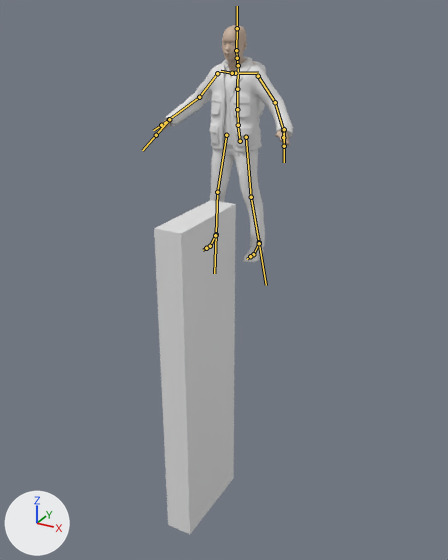
One commit to the FBX model Assets/blackwhite-side-scroller/hero.fbx: the scene before it, then after it.
Both versions are drawn from a camera (50 mm lens) standing at (2.32, -4.43, 1.9) and looking at (-0.07, -0.1, -0.27). The axes (+X, +Y, +Z) are drawn at lower left. The lights are the same throughout. The bones that bend it are drawn over the model as lines.

Objects in the first picture: 'Cube', 'makehuman_character-base'.
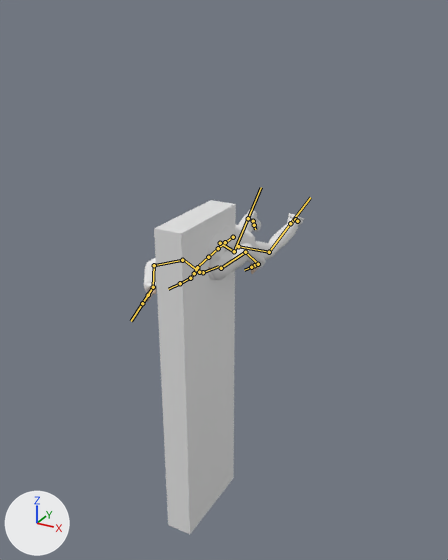
The newer file adds an action. The first version stands in its rest pose; the second is drawn at frame 3 of the action 'metarig|FatalFall'.

What changed in the scene script:
```text
Change bone_spine:
    where bone_spine = bpy.data.objects['metarig'].pose.bones['spine']
    bone_spine.location: (0.0, 0.0, 0.0) -> (0.0, -0.732, 0.301)
    bone_spine.rotation_quaternion: (1.0, 0.0, 0.0, 0.0) -> (0.777, 0.629, 0.0, 0.0)  # degrees (0, 0, 0) -> degrees (78, 0, 0)
Change bone_spine_001:
    where bone_spine_001 = bpy.data.objects['metarig'].pose.bones['spine.001']  # child of 'spine'
    bone_spine_001.rotation_quaternion: (1.0, 0.0, 0.0, 0.0) -> (0.996, 0.087, 0.0, 0.0)  # degrees (0, 0, 0) -> degrees (10, 0, 0)
Change bone_spine_002:
    where bone_spine_002 = bpy.data.objects['metarig'].pose.bones['spine.002']  # child of 'spine.001'
    bone_spine_002.rotation_quaternion: (1.0, 0.0, 0.0, 0.0) -> (0.994, 0.107, 0.0, 0.0)  # degrees (0, 0, 0) -> degrees (12, 0, 0)
Change bone_head:
    where bone_head = bpy.data.objects['metarig'].pose.bones['head']  # child of 'spine.005'
    bone_head.rotation_quaternion: (1.0, 0.0, 0.0, 0.0) -> (0.99, -0.139, -0.002, 0.0)  # degrees (0, 0, 0) -> degrees (-16, 0, 0)
Change bone_upper_arm_l:
    where bone_upper_arm_l = bpy.data.objects['metarig'].pose.bones['upper_arm.L']  # child of 'shoulder.L'
    bone_upper_arm_l.rotation_quaternion: (1.0, 0.0, 0.0, 0.0) -> (0.978, -0.123, 0.078, -0.148)  # degrees (0, 0, 0) -> degrees (-15, 7, -18)
Change bone_forearm_l:
    where bone_forearm_l = bpy.data.objects['metarig'].pose.bones['forearm.L']  # child of 'upper_arm.L'
    bone_forearm_l.rotation_quaternion: (1.0, 0.0, 0.0, 0.0) -> (0.963, 0.232, -0.01, -0.134)  # degrees (0, 0, 0) -> degrees (27, 2, -15)
Change bone_hand_l:
    where bone_hand_l = bpy.data.objects['metarig'].pose.bones['hand.L']  # child of 'forearm.L'
    bone_hand_l.rotation_quaternion: (1.0, 0.0, 0.0, 0.0) -> (0.325, 0.794, -0.033, 0.513)  # degrees (0, 0, 0) -> degrees (119, -57, 31)
Change bone_upper_arm_r:
    where bone_upper_arm_r = bpy.data.objects['metarig'].pose.bones['upper_arm.R']  # child of 'shoulder.R'
    bone_upper_arm_r.rotation_quaternion: (1.0, 0.0, 0.0, 0.0) -> (0.775, 0.201, 0.194, -0.567)  # degrees (0, 0, 0) -> degrees (6, 32, -71)
Change bone_forearm_r:
    where bone_forearm_r = bpy.data.objects['metarig'].pose.bones['forearm.R']  # child of 'upper_arm.R'
    bone_forearm_r.rotation_quaternion: (1.0, 0.0, 0.0, 0.0) -> (0.795, 0.473, 0.167, -0.341)  # degrees (0, 0, 0) -> degrees (52, 36, -28)
Change bone_hand_r:
    where bone_hand_r = bpy.data.objects['metarig'].pose.bones['hand.R']  # child of 'forearm.R'
    bone_hand_r.rotation_quaternion: (1.0, 0.0, 0.0, 0.0) -> (0.798, -0.404, 0.445, 0.033)  # degrees (0, 0, 0) -> degrees (-66, 48, -27)
Change bone_thigh_l:
    where bone_thigh_l = bpy.data.objects['metarig'].pose.bones['thigh.L']  # child of 'spine'
    bone_thigh_l.rotation_quaternion: (1.0, 0.0, 0.0, 0.0) -> (0.998, -0.055, 0.002, -0.012)  # degrees (0, 0, 0) -> degrees (-6, 0, -1)
Change bone_shin_l:
    where bone_shin_l = bpy.data.objects['metarig'].pose.bones['shin.L']  # child of 'thigh.L'
    bone_shin_l.rotation_quaternion: (1.0, 0.0, 0.0, 0.0) -> (0.958, 0.287, -0.001, 0.016)  # degrees (0, 0, 0) -> degrees (33, -1, 2)
Change bone_thigh_r:
    where bone_thigh_r = bpy.data.objects['metarig'].pose.bones['thigh.R']  # child of 'spine'
    bone_thigh_r.rotation_quaternion: (1.0, 0.0, 0.0, 0.0) -> (0.993, -0.114, -0.003, 0.016)  # degrees (0, 0, 0) -> degrees (-13, 0, 2)
Change bone_shin_r:
    where bone_shin_r = bpy.data.objects['metarig'].pose.bones['shin.R']  # child of 'thigh.R'
    bone_shin_r.rotation_quaternion: (1.0, 0.0, 0.0, 0.0) -> (0.914, 0.406, 0.002, -0.022)  # degrees (0, 0, 0) -> degrees (48, 1, -2)
Change bone_foot_r_ik:
    where bone_foot_r_ik = bpy.data.objects['metarig'].pose.bones['foot.R.IK']
    bone_foot_r_ik.location: (0.0, 0.0, 0.0) -> (0.0, 0.621, -0.029)
    bone_foot_r_ik.rotation_quaternion: (1.0, 0.0, 0.0, 0.0) -> (0.501, 0.865, 0.0, 0.0)  # degrees (0, 0, 0) -> degrees (120, 0, 0)
Change bone_hand_l_ik:
    where bone_hand_l_ik = bpy.data.objects['metarig'].pose.bones['hand.L.IK']
    bone_hand_l_ik.location: (0.0, 0.0, 0.0) -> (0.749, 0.532, -0.691)
    bone_hand_l_ik.rotation_quaternion: (1.0, 0.0, 0.0, 0.0) -> (0.897, 0.428, -0.1, 0.051)  # degrees (0, 0, 0) -> degrees (51, -13, 0)
Change bone_foot_l_ik:
    where bone_foot_l_ik = bpy.data.objects['metarig'].pose.bones['foot.L.IK']
    bone_foot_l_ik.location: (0.0, 0.0, 0.0) -> (0.0, 0.671, -0.028)
    bone_foot_l_ik.rotation_quaternion: (1.0, 0.0, 0.0, 0.0) -> (0.259, 0.966, 0.0, 0.0)  # degrees (0, 0, 0) -> degrees (150, 0, 0)
```

Boxes (x1, y1, x2, y2) around the edits, measured in the pictures (448 x 560 px):
'makehuman_character-base', posed (18% wider, 61% shorter)
    before: (158, 25, 293, 262)
    after: (144, 210, 304, 302)
bone 'spine', root to tip
    before: (240, 141) to (238, 126)
    after: (233, 237) to (226, 242)
bone 'spine.001', root to tip
    before: (238, 125) to (237, 109)
    after: (225, 242) to (218, 248)
bone 'spine.002', root to tip
    before: (237, 109) to (237, 89)
    after: (218, 248) to (208, 257)
bone 'head', root to tip
    before: (236, 50) to (237, 28)
    after: (190, 278) to (180, 283)
bone 'upper_arm.L', root to tip
    before: (258, 76) to (275, 102)
    after: (221, 268) to (245, 252)
bone 'forearm.L', root to tip
    before: (275, 102) to (283, 130)
    after: (245, 252) to (258, 264)
bone 'hand.L', root to tip
    before: (283, 130) to (283, 137)
    after: (258, 264) to (254, 265)
bone 'upper_arm.R', root to tip
    before: (217, 73) to (199, 97)
    after: (182, 260) to (154, 265)
bone 'forearm.R', root to tip
    before: (199, 97) to (169, 119)
    after: (154, 265) to (153, 287)
bone 'hand.R', root to tip
    before: (169, 119) to (161, 125)
    after: (153, 287) to (148, 295)
bone 'thigh.L', root to tip
    before: (246, 137) to (251, 197)
    after: (238, 246) to (269, 252)
bone 'shin.L', root to tip
    before: (251, 197) to (259, 242)
    after: (269, 252) to (290, 223)
bone 'thigh.R', root to tip
    before: (226, 135) to (217, 192)
    after: (220, 243) to (234, 251)
bone 'shin.R', root to tip
    before: (217, 192) to (216, 234)
    after: (234, 251) to (248, 218)
bone 'foot.R.IK', root to tip
    before: (216, 235) to (216, 234)
    after: (248, 218) to (248, 217)
bone 'hand.L.IK', root to tip
    before: (284, 129) to (284, 146)
    after: (258, 264) to (251, 267)
bone 'foot.L.IK', root to tip
    before: (259, 243) to (259, 243)
    after: (290, 223) to (290, 223)
